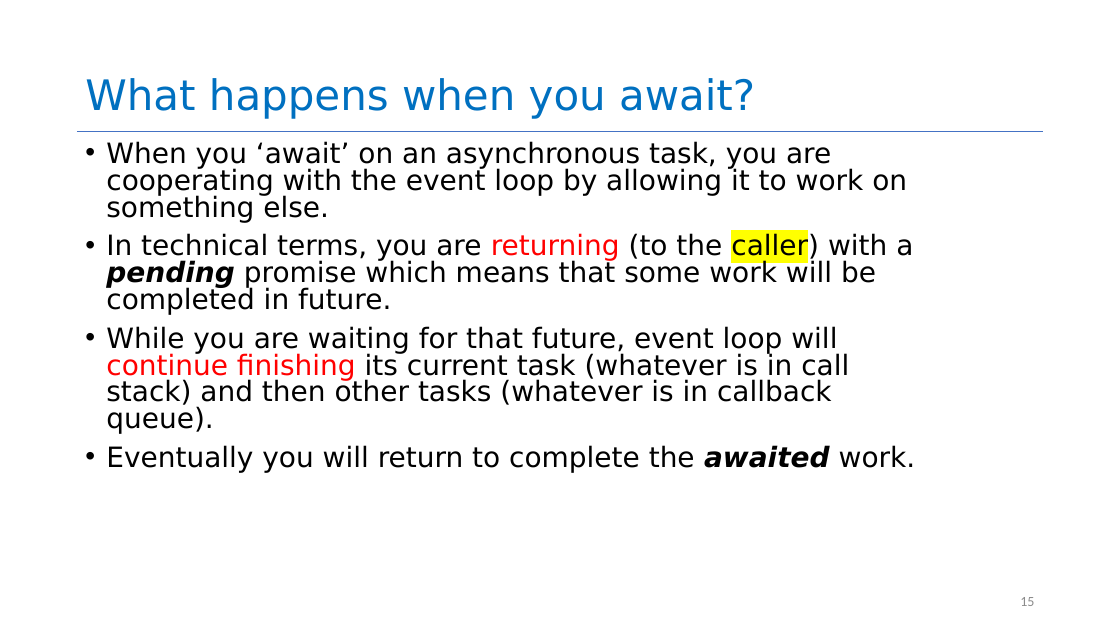
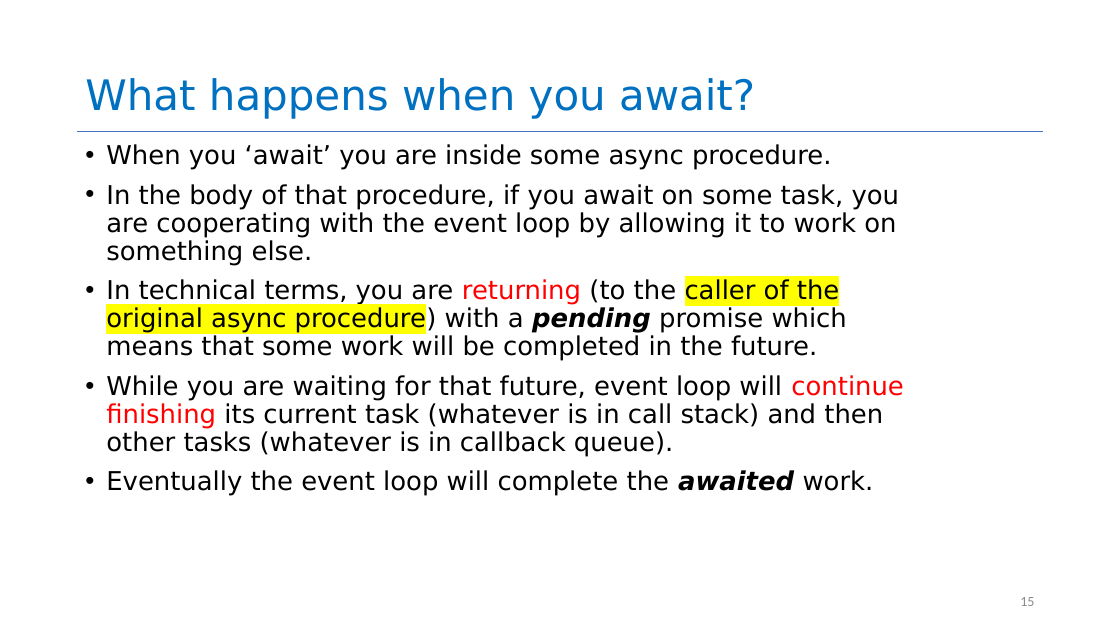
Before and after one commit to neu-se/CS4530-Fall-2026, a slide deck: slide 15 of Slides/Module 08 Concurrency.pptx. Drawn at 1120x630 pixels with LibreOffice and Linux fonts; fonts in the diff are those of the drawing. Boxes give left, top, right and bottom in pixels: in the first picture for what was removed or moved away, otherwise in the second. Text is boxed around its words. In the diff, an @@ line names an element or a change of style, - is before the commit and + after.

```diff
--- a/Slides/Module 08 Concurrency.pptx
+++ b/Slides/Module 08 Concurrency.pptx
@@ text at box(106, 144, 900, 361): text changed; size 24 to 22.2 pt @@
-• When you ‘await’ on an asynchronous task, you are cooperating with the event loop by allowing it to work on something else.
-• In technical terms, you are returning (to the caller) with a pending promise which means that some work will be completed in future.
+• When you ‘await’ you are inside some async procedure.
+• In the body of that procedure, if you await on some task, you are cooperating with the event loop by allowing it to work on something else.
+• In technical terms, you are returning (to the caller of the original async procedure) with a pending promise which means that some work will be completed in the future.
@@ text at box(106, 375, 904, 456): size 24 to 22.2 pt in "While you are waiting for that future, ..."; line spacing 0.8 to 0.9 @@
@@ text at box(106, 470, 874, 496): text changed; size 24 to 22.2 pt @@
-• Eventually you will return to complete the awaited work.
+• Eventually the event loop will complete the awaited work.
```
Also in this commit, not shown: 1 other slide changed, 1 other file.
